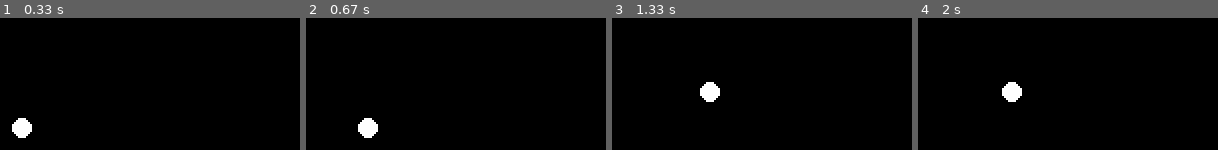
Above: before the commit, frames 1-4 (left to right).
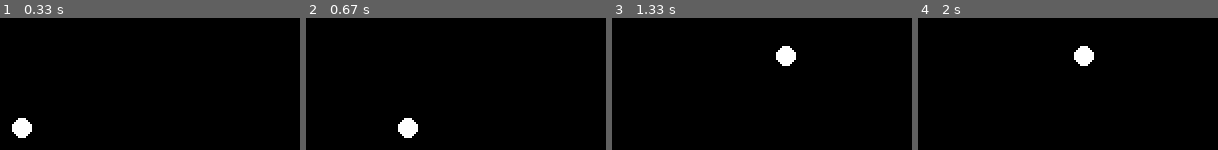
Above: after the commit, the same moments.

Repository: namseongeun/Pygame
Game: pygame game, started from pygame_basic/keyobject.py
The game is run twice, just before and just after one commit, with the same random seed, the same clock (stepped at 60 frames per second) and the same inputs.
Inputs:
- Up to frame 1 (0.33 s): no input
- Up to frame 2 (0.67 s): hold D from 0.33 s (still down)
- Up to frame 3 (1.33 s): release D at 0.8 s; hold W 0.83-1.13 s; hold D from 1.17 s (still down)
- Up to frame 4 (2 s): release D at 1.63 s; hold A from 1.67 s (still down)

Frame 1 is identical in both runs. In frame 2, 1.5% of the frame differs, in the area x 17-38%, y 75-91%; in frame 3, 1.5%; in frame 4, 1.5%.

Commit message:
0107_ClockOfPygame

Diff:
--- a/pygame_basic/keyobject.py
+++ b/pygame_basic/keyobject.py
@@ -8,6 +8,8 @@
 background = pygame.display.set_mode((480, 360))
 # 게임 창 이름 설정
 pygame.display.set_caption('실행')
+# 시간
+clock = pygame.time.Clock()
 
 # 이동하는 오브젝트 만들기
 # 초기 좌표 설정
@@ -21,6 +23,9 @@
 play = True
 
 while play:
+    # 1초에 몇 번 while문 실행하는지 설정
+    deltaTime = pygame.time.Clock().tick(300)
+
     for event in pygame.event.get():
         if event.type == pygame.QUIT:
             play = False
